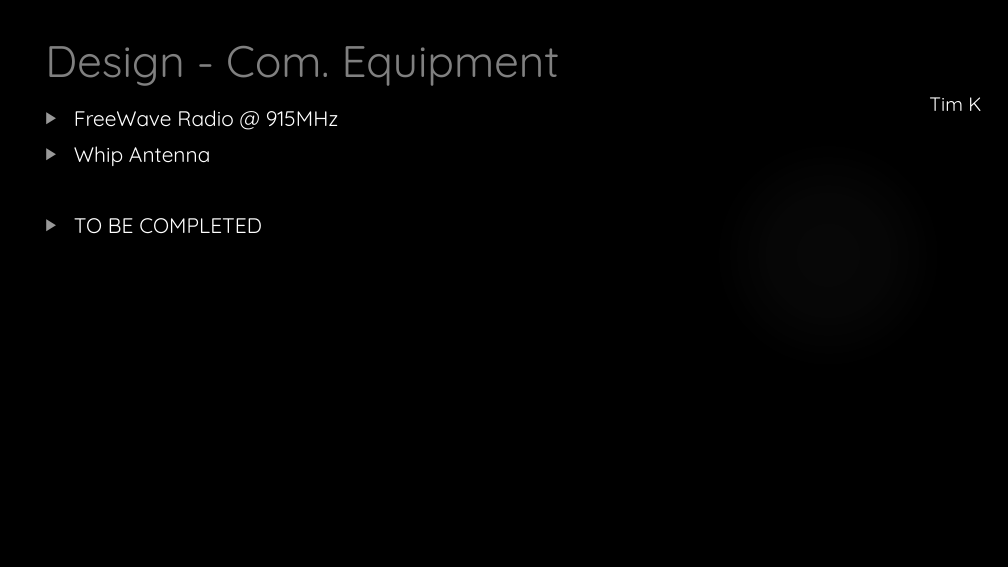
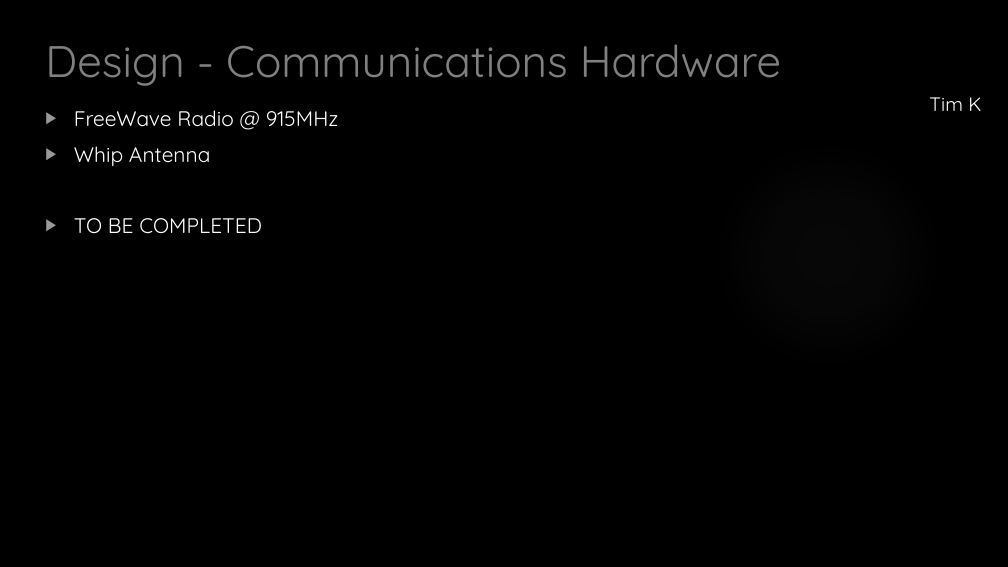
Before and after one commit to HASP-UMN/CubeSat, a slide deck: slide 25 of Presentations/CDR_Presentation.pptx (slide 22 before the commit). Drawn at 1008x567 pixels with LibreOffice and Linux fonts; fonts in the diff are those of the drawing; background and template pictures are left out. Boxes give left, top, right and bottom in pixels: in the first picture for what was removed or moved away, otherwise in the second. Text is boxed around its words. In the diff, an @@ line names an element or a change of style, - is before the commit and + after.

Commit message:
Added Communications Calculations

```diff
--- a/Presentations/CDR_Presentation.pptx
+++ b/Presentations/CDR_Presentation.pptx
@@ title at bbox=[45, 44, 781, 86]: text changed @@
-Design - Com. Equipment
+Design - Communications Hardware
```
Also in this commit, not shown: 11 other slides changed, 3 slides added.
